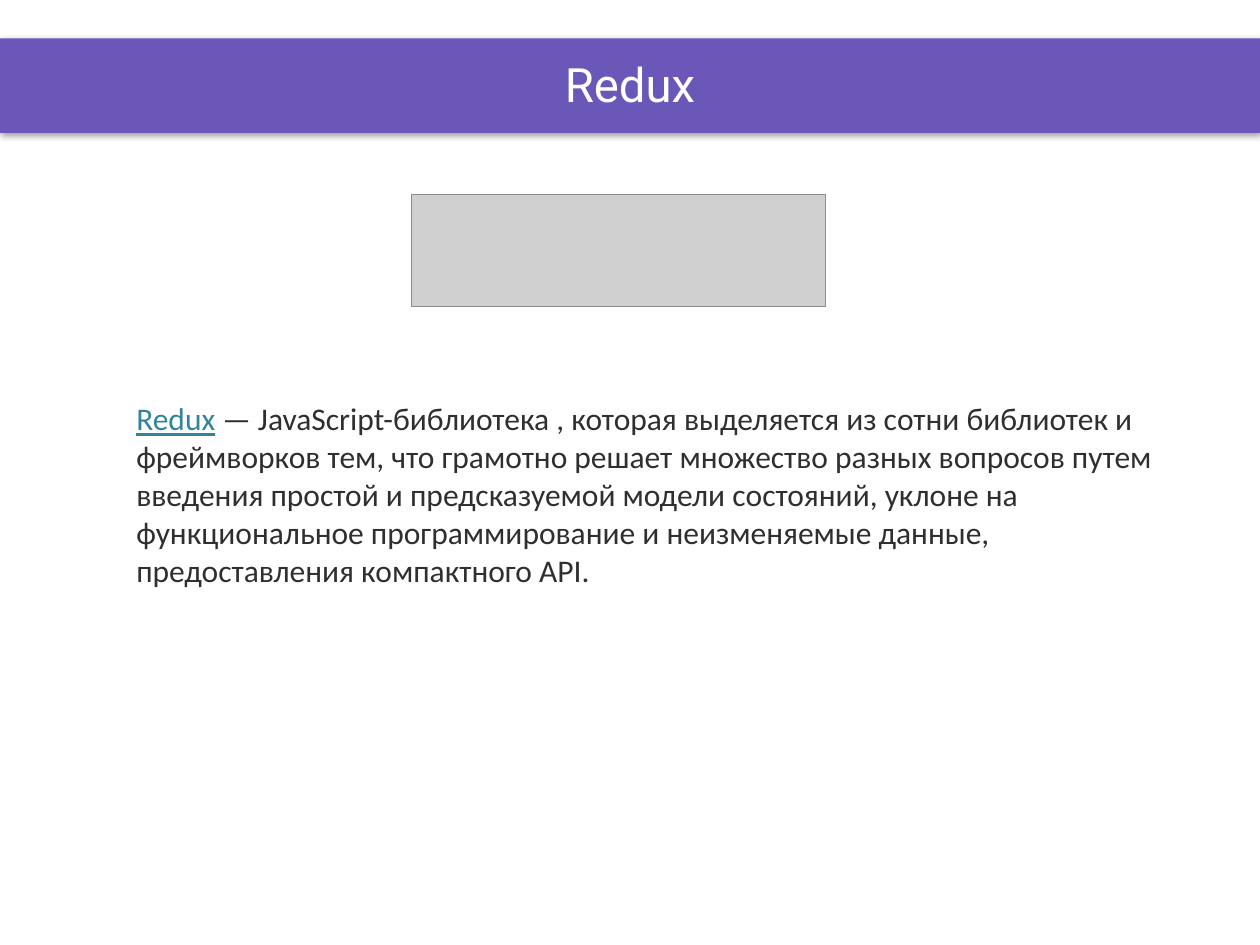
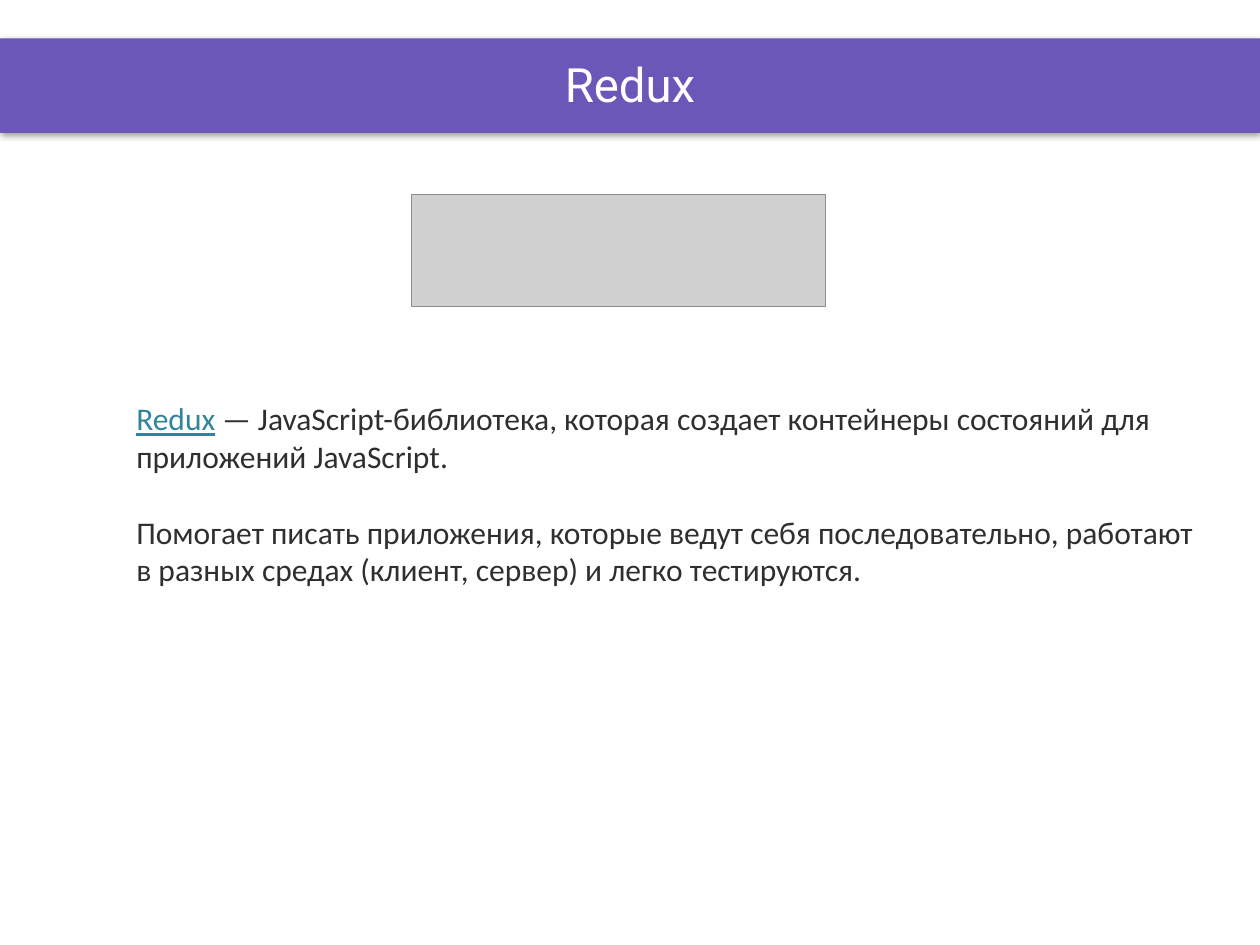
Before and after one commit to OleksandrPetryk/ignite, a slide deck: slide 3 of React/lesson_26/Presentation/Redux.pptx. Drawn at 1260x945 pixels with LibreOffice and Linux fonts; fonts in the diff are those of the drawing; grey boxes stand for pictures; background and template pictures are left out. Boxes give left, top, right and bottom in pixels: in the first picture for what was removed or moved away, otherwise in the second. Text is boxed around its words. In the diff, an @@ line names an element or a change of style, - is before the commit and + after.

```diff
--- a/React/lesson_26/Presentation/Redux.pptx
+++ b/React/lesson_26/Presentation/Redux.pptx
@@ text at <box>136,408,1193,586</box>: text changed @@
-Redux — JavaScript-библиотека , которая выделяется из сотни библиотек и фреймворков тем, что грамотно решает множество разных вопросов путем введения простой и предсказуемой модели состояний, уклоне на функциональное программирование и неизменяемые данные, предоставления компактного API.
+Redux — JavaScript-библиотека, которая создает контейнеры состояний для приложений JavaScript.
+Помогает писать приложения, которые ведут себя последовательно, работают в разных средах (клиент, сервер) и легко тестируются.
```
Also in this commit, not shown: 4 other slides changed, 30 other files.
